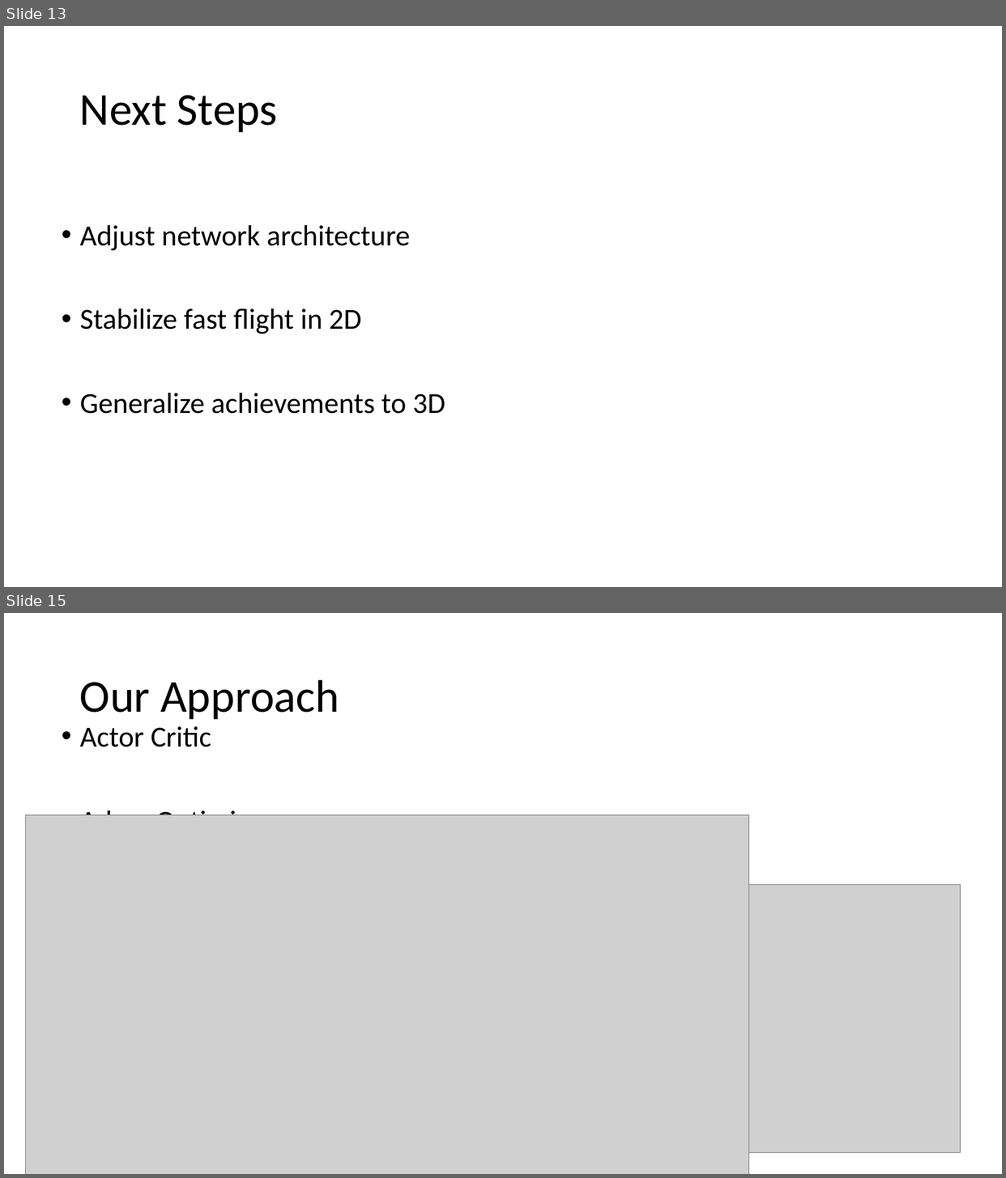
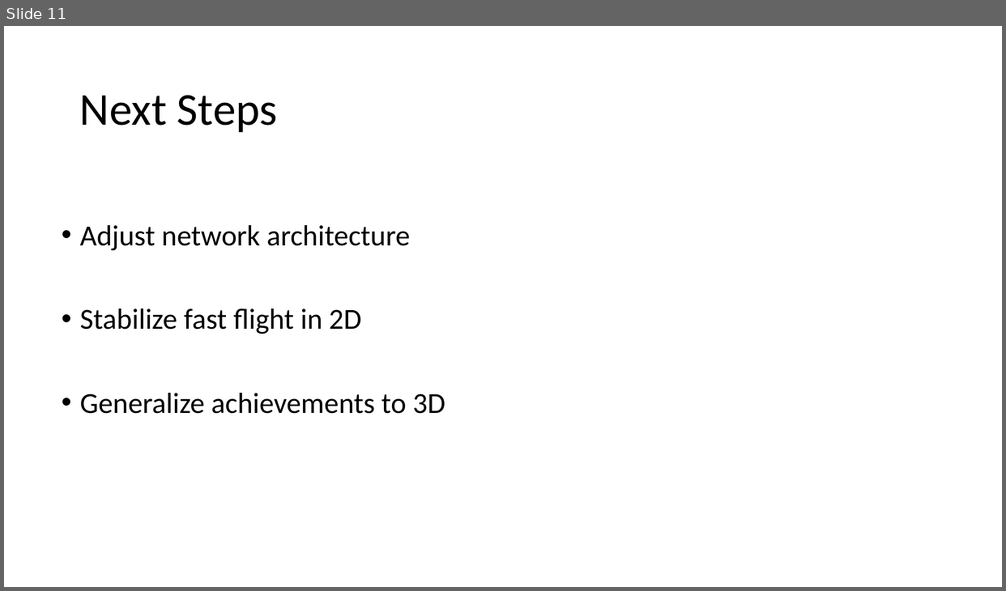
Before and after one commit to LarissaRickler/adlr-reports, a slide deck: Presentation/milestone-presentation.odp. Shown one above the other, each under a label of ours: slides 13 and 15 before the commit, slide 11 after it; the slides between them are not shown. The pictures are 1006x1178 and 1006x591 pixels, drawn with LibreOffice and Linux fonts; fonts in the diff are those of the drawing; grey boxes stand for pictures. Boxes give left, top, right and bottom in pixels: in the first picture for what was removed or moved away, otherwise in the second. Text is boxed around its words. In the diff, an @@ line names an element or a change of style, - is before the commit and + after.

```diff
--- a/Presentation/milestone-presentation.odp
+++ b/Presentation/milestone-presentation.odp
@@ slide 15 removed at [4, 613, 1002, 1174], background #FFFFFF @@
@@ title removed at [80, 679, 339, 719] @@
-Our Approach
@@ text removed at [80, 726, 272, 815] @@
-• Actor Critic
-• Adam Optimizer
-• PPO
@@ picture removed at [26, 815, 749, 1174] @@
@@ picture removed at [715, 884, 961, 1152] @@
@@ what was slide 13 is now slide 11 @@
```
Also in this commit, not shown: 11 slides changed, 4 slides added, 6 other slides removed.
